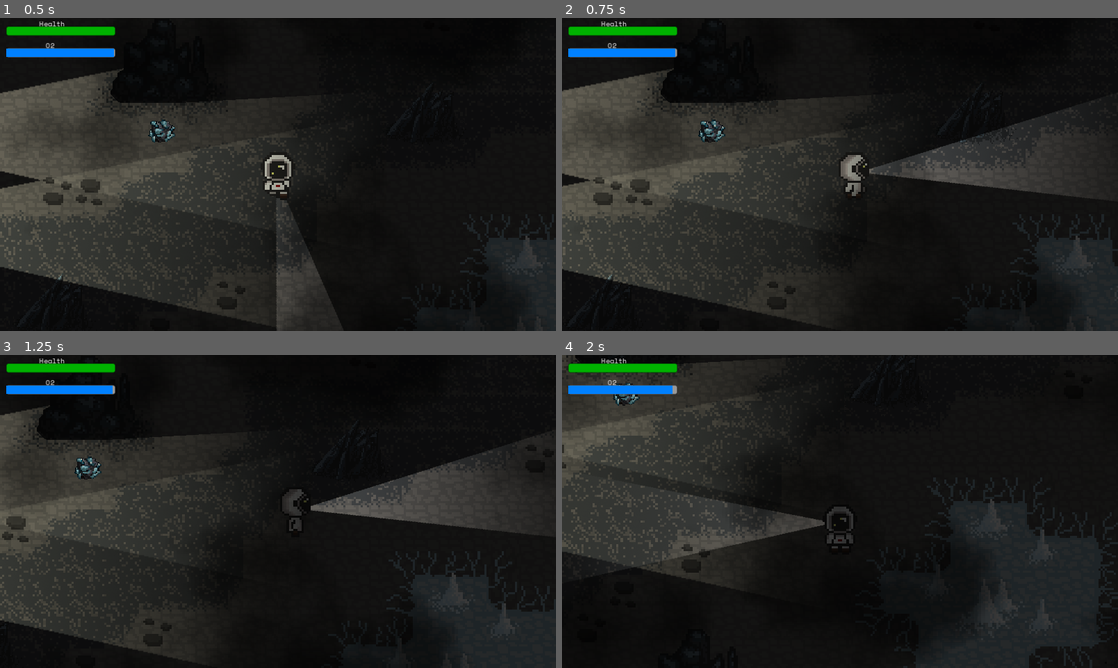
Above: before the commit, frames 1-4 (two rows, left to right).
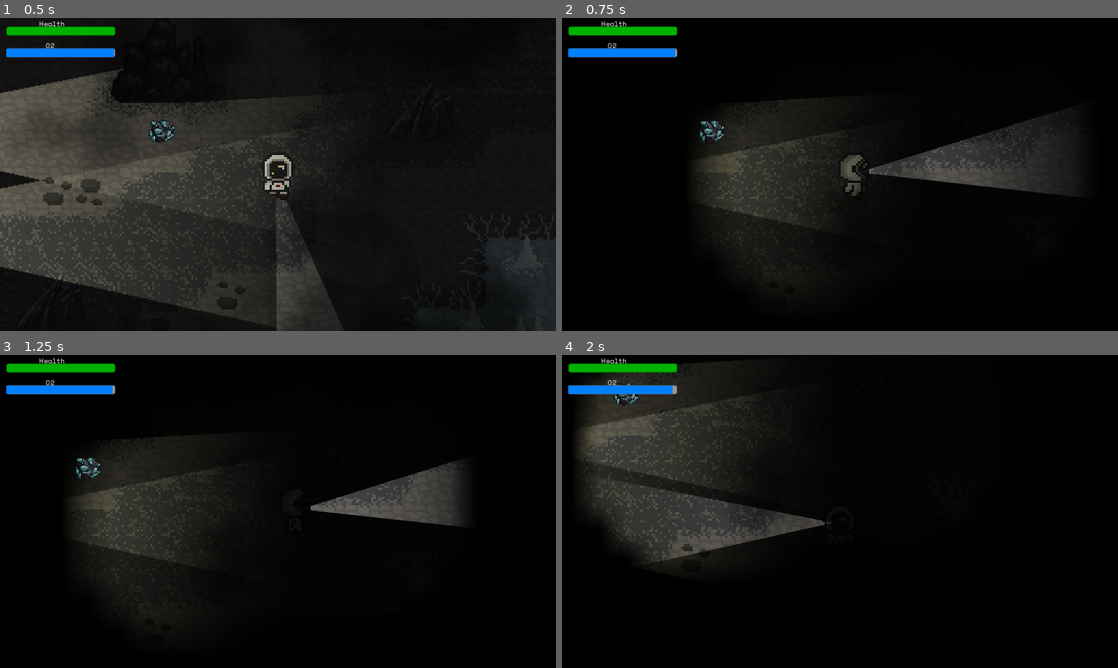
Above: after the commit, the same moments.

Repository: ProjectStarborne/Starborne
Game: Godot game, scene res://Scenes/Test/fog_test.tscn
Same seed, same stepped clock (60 frames per second), same inputs: the game is played once before the commit and once after it. This scene is started directly instead of the project's main scene.
Inputs (mouse positions are in pixels of both pictures, inside the frame that each line leads up to):
- Up to frame 1 (0.5 s): no input
- Up to frame 2 (0.75 s): tap Enter at 0.5 s; move the mouse to (962, 158) at 0.52 s; hold D (right) from 0.53 s (still down)
- Up to frame 3 (1.25 s): keep holding D (right)
- Up to frame 4 (2 s): move the mouse to (728, 527) at 1.27 s; release D (right) at 1.28 s; hold S (down) from 1.28 s (still down)

Frame 1 is identical in both runs. In frame 2, 26% of the frame differs, in the area x 0-100%, y 16-100%; in frame 3, 24%; in frame 4, 18%.

Commit message:
[EXTREME WIP] Fog of War with adjusted shaders and isolated test scene

Diff:
--- a/Scenes/Levels/world_asteroid.tscn
+++ b/Scenes/Levels/world_asteroid.tscn
@@ -4,7 +4,7 @@
 [ext_resource type="Texture2D" uid="uid://devnywmplk6sy" path="res://Assets/images/Ice_Paths.png" id="1_404wo"]
 [ext_resource type="Texture2D" uid="uid://qdfqutlq3foi" path="res://Assets/images/flashlight.png" id="1_bbcaq"]
 [ext_resource type="Script" path="res://Scripts/world.gd" id="1_it5gi"]
-[ext_resource type="Shader" path="res://Scripts/fog.gdshader" id="1_um8kb"]
+[ext_resource type="Shader" path="res://Scripts/Lighting/fog.gdshader" id="1_um8kb"]
 [ext_resource type="Texture2D" uid="uid://chjcnurohxfcx" path="res://Assets/images/noise_texture.png" id="2_kpe0u"]
 [ext_resource type="Texture2D" uid="uid://lxxhhno105nc" path="res://Assets/images/gtexture2-Sheet.png" id="2_mpcfb"]
 [ext_resource type="PackedScene" uid="uid://cg1n3hs12k8ko" path="res://Scenes/Player/player.tscn" id="3_lct7p"]
--- /dev/null
+++ b/Scenes/Test/fog_o_war.gd
@@ -0,0 +1,39 @@
+extends Node2D
+
+const LightTexture = preload("res://Assets/images/Light.png")
+const GRID_SIZE = 64
+
+@export var Player: Player
+@onready var fog: Sprite2D = $"FoW Sprite"
+
+var d_width = ProjectSettings.get("display/window/size/viewport_width")
+var d_height = ProjectSettings.get("display/window/size/viewport_height")
+
+var fogImage = Image.new()
+var fogTexture = ImageTexture.new()
+var lightImage = LightTexture.get_image()
+var light_offset = Vector2(LightTexture.get_width()/2, LightTexture.get_height()/2)
+
+func _ready():
+	var fog_image_width = d_width / GRID_SIZE
+	var fog_image_height = d_height / GRID_SIZE
+
+	fogImage = Image.create_empty(fog_image_width * 10, fog_image_height * 10, false, Image.FORMAT_RGBAH)
+	fogImage.fill(Color.BLACK)
+
+	lightImage.convert(Image.FORMAT_RGBAH)
+	fog.scale *= GRID_SIZE
+
+
+func update_fog(new_grid_position):
+	var light_rect = Rect2(Vector2.ZERO, Vector2(lightImage.get_width(), lightImage.get_height()))
+	fogImage.blend_rect(lightImage, light_rect, new_grid_position - light_offset)
+
+	update_fog_image_texture()
+
+func update_fog_image_texture():
+	fogTexture = ImageTexture.create_from_image(fogImage)
+	fog.texture = fogTexture
+
+func _input(event):
+	update_fog(get_local_mouse_position() / GRID_SIZE)
--- a/Scenes/Test/fog_test.tscn
+++ b/Scenes/Test/fog_test.tscn
@@ -1,11 +1,11 @@
-[gd_scene load_steps=36 format=3 uid="uid://cjdoj0coq1a48"]
+[gd_scene load_steps=38 format=3 uid="uid://cjdoj0coq1a48"]
 
 [ext_resource type="Script" path="res://Scripts/world.gd" id="1_drjbs"]
 [ext_resource type="PackedScene" uid="uid://ckr4phswutb7y" path="res://Scenes/Pickup/pickup_iron.tscn" id="2_dt2re"]
 [ext_resource type="PackedScene" uid="uid://ds0pb3ov2ha5x" path="res://Scenes/Pickup/pickup_nickel.tscn" id="3_acqmx"]
 [ext_resource type="PackedScene" uid="uid://cij22opdyf47o" path="res://Scenes/Pickup/pickup_plat.tscn" id="4_eefmp"]
 [ext_resource type="PackedScene" uid="uid://cnlsqnr3h4ocb" path="res://Scenes/Pickup/pickup_iridium.tscn" id="5_8ulod"]
-[ext_resource type="Shader" path="res://Scripts/fog.gdshader" id="6_4navx"]
+[ext_resource type="Shader" path="res://Scripts/Lighting/fog.gdshader" id="6_4navx"]
 [ext_resource type="Texture2D" uid="uid://chjcnurohxfcx" path="res://Assets/images/noise_texture.png" id="7_y5gi7"]
 [ext_resource type="Texture2D" uid="uid://devnywmplk6sy" path="res://Assets/images/Ice_Paths.png" id="8_maxky"]
 [ext_resource type="Texture2D" uid="uid://dua43i7o37n72" path="res://Assets/images/ground_texture-Sheet.png" id="9_1tqio"]
@@ -16,6 +16,7 @@
 [ext_resource type="AudioStream" uid="uid://dhy2jkewp1xfk" path="res://Assets/sounds/oxygen_warning.ogg" id="14_yg3w1"]
 [ext_resource type="Texture2D" uid="uid://qdfqutlq3foi" path="res://Assets/images/flashlight.png" id="15_kh3yc"]
 [ext_resource type="PackedScene" uid="uid://dkp1llasnpsyl" path="res://Scenes/Environmental/Rocks/pointy_rocks.tscn" id="16_7imqp"]
+[ext_resource type="Script" path="res://Scenes/Test/fog_o_war.gd" id="17_klwff"]
 
 [sub_resource type="ShaderMaterial" id="ShaderMaterial_jtqv7"]
 shader = ExtResource("6_4navx")
@@ -514,6 +515,9 @@
 "fade_out": SubResource("Animation_342be")
 }
 
+[sub_resource type="CanvasItemMaterial" id="CanvasItemMaterial_e6r08"]
+blend_mode = 3
+
 [node name="Environment" type="Node2D"]
 script = ExtResource("1_drjbs")
 pickups = Array[PackedScene]([ExtResource("2_dt2re"), ExtResource("3_acqmx"), ExtResource("4_eefmp"), ExtResource("5_8ulod")])
@@ -663,3 +667,11 @@
 [node name="PointyRock2" parent="." instance=ExtResource("16_7imqp")]
 texture_filter = 1
 position = Vector2(1297, -390)
+
+[node name="FoW" type="Node2D" parent="."]
+position = Vector2(-2218, -1482)
+script = ExtResource("17_klwff")
+
+[node name="FoW Sprite" type="Sprite2D" parent="FoW"]
+material = SubResource("CanvasItemMaterial_e6r08")
+centered = false
--- a/Scripts/Player/player.gd
+++ b/Scripts/Player/player.gd
@@ -1,4 +1,6 @@
 extends CharacterBody2D
+
+class_name Player
 
 # Constants
 const SPEED = 300.0 # Normal speed of the player
Binary file added: Assets/images/Light.png
Not shown, added: Assets/images/Light.png.import
Renamed: Scripts/fog.gdshader -> Scripts/Lighting/fog.gdshader
